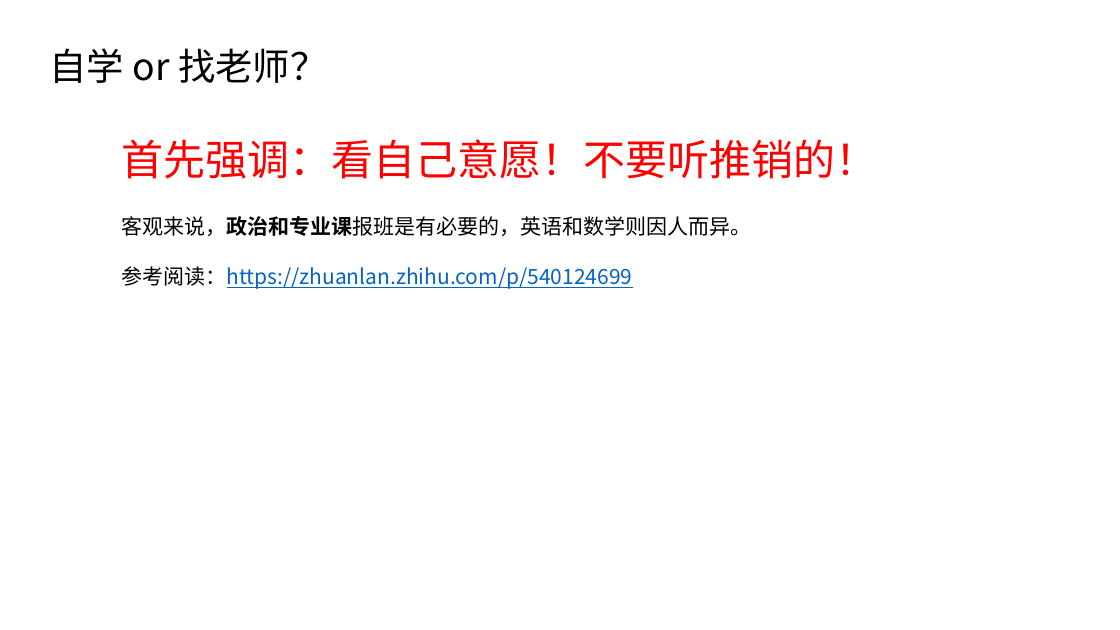
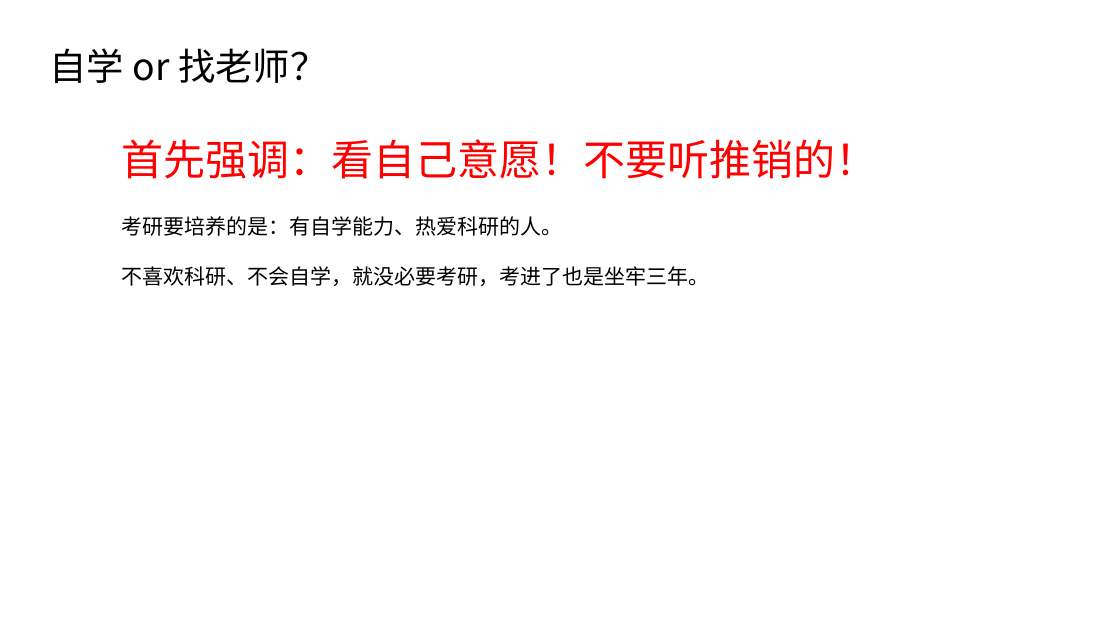
Before and after one commit to Jaserrr/HDU-Intelligent-Science, a slide deck: slide 11 of 2.智科-考研专区/HDU智科专业考研指引v1.pptx. Drawn at 1120x630 pixels with LibreOffice and Linux fonts; fonts in the diff are those of the drawing. Boxes give left, top, right and bottom in pixels: in the first picture for what was removed or moved away, otherwise in the second. Text is boxed around its words. In the diff, an @@ line names an element or a change of style, - is before the commit and + after.

Commit message:
更新考研相关

```diff
--- a/2.智科-考研专区/HDU智科专业考研指引v1.pptx
+++ b/2.智科-考研专区/HDU智科专业考研指引v1.pptx
@@ text at [122,216,710,286]: text changed; text colour #0563C1 to #000000 @@
-客观来说，政治和专业课报班是有必要的，英语和数学则因人而异。
-参考阅读：https://zhuanlan.zhihu.com/p/540124699
+考研要培养的是：有自学能力、热爱科研的人。
+不喜欢科研、不会自学，就没必要考研，考进了也是坐牢三年。
```
Also in this commit, not shown: 1 other slide changed, 5 other files.
